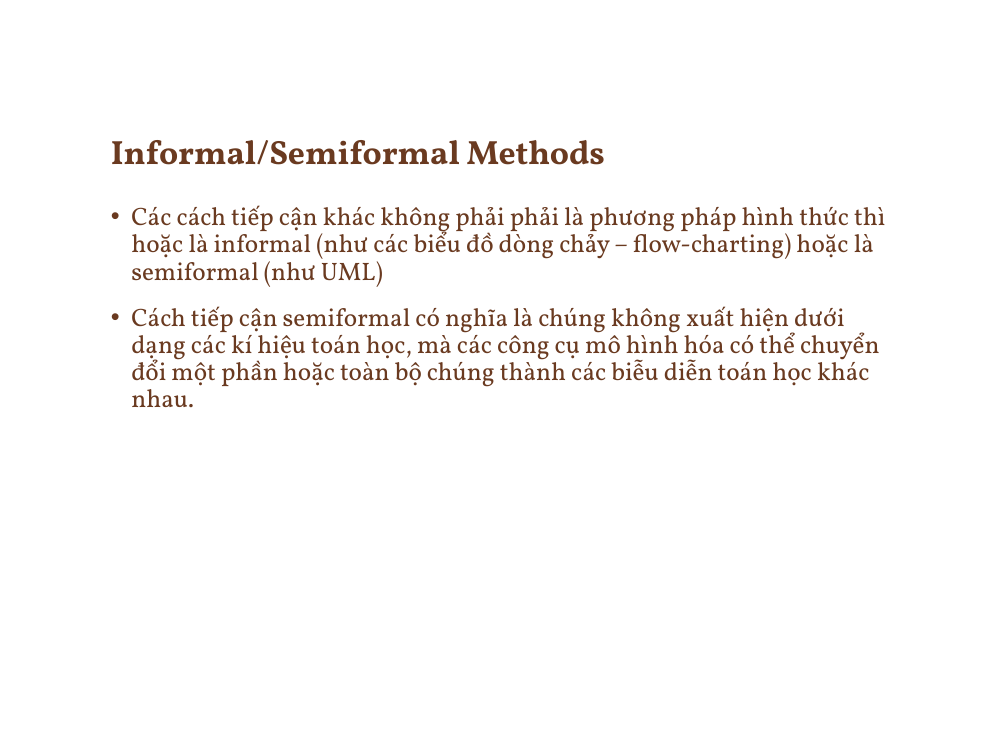
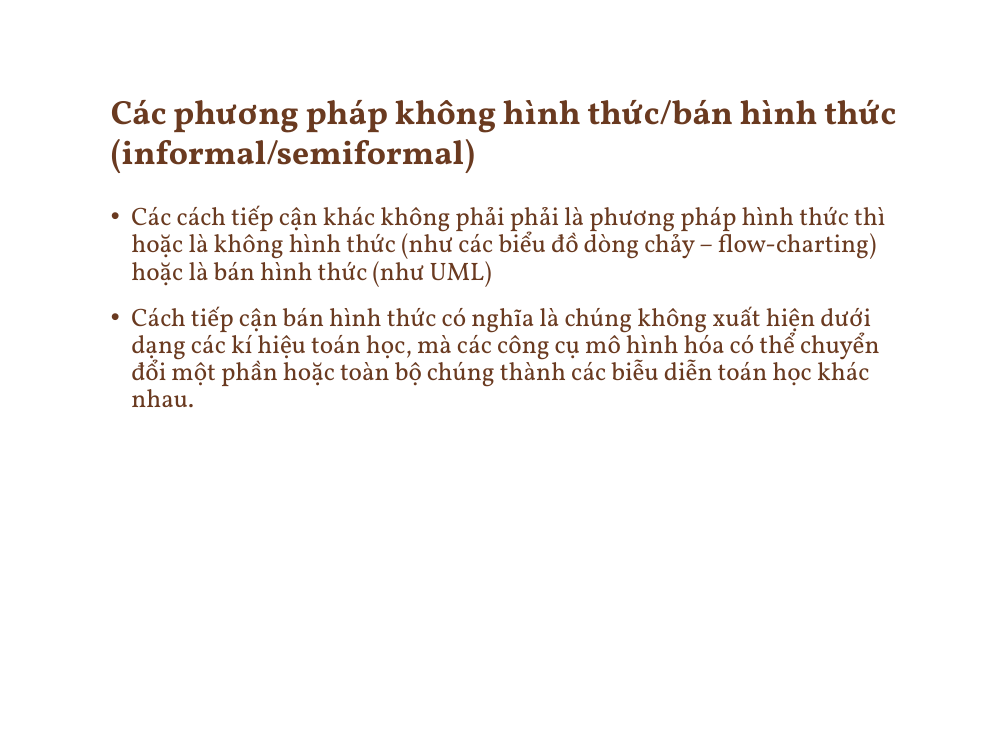
Before and after one commit to ChrisJamison/seminar_cnpm, a slide deck: slide 51 of Seminar/Software Requirement.pptx. Drawn at 1008x756 pixels with LibreOffice and Linux fonts; fonts in the diff are those of the drawing; background and template pictures are left out. Boxes give left, top, right and bottom in pixels: in the first picture for what was removed or moved away, otherwise in the second. Text is boxed around its words. In the diff, an @@ line names an element or a change of style, - is before the commit and + after.

Commit message:
Updated slide - done

```diff
--- a/Seminar/Software Requirement.pptx
+++ b/Seminar/Software Requirement.pptx
@@ title at (x1=111, y1=99, x2=896, y2=173): text changed @@
-Informal/Semiformal Methods
+Các phương pháp không hình thức/bán hình thức (informal/semiformal)
@@ text at (x1=131, y1=205, x2=885, y2=407): text changed @@
-• Các cách tiếp cận khác không phải phải là phương pháp hình thức thì hoặc là informal (như các biểu đồ dòng chảy – flow-charting) hoặc là semiformal (như UML)
-• Cách tiếp cận semiformal có nghĩa là chúng không xuất hiện dưới dạng các kí hiệu toán học, mà các công cụ mô hình hóa có thể chuyển đổi một phần hoặc toàn bộ chúng thành các biễu diễn toán học khác nhau.
+• Các cách tiếp cận khác không phải phải là phương pháp hình thức thì hoặc là không hình thức (như các biểu đồ dòng chảy – flow-charting) hoặc là bán hình thức (như UML)
+• Cách tiếp cận bán hình thức có nghĩa là chúng không xuất hiện dưới dạng các kí hiệu toán học, mà các công cụ mô hình hóa có thể chuyển đổi một phần hoặc toàn bộ chúng thành các biễu diễn toán học khác nhau.
```
Also in this commit, not shown: 9 other slides changed, 5 slides added, 1 slide removed.
